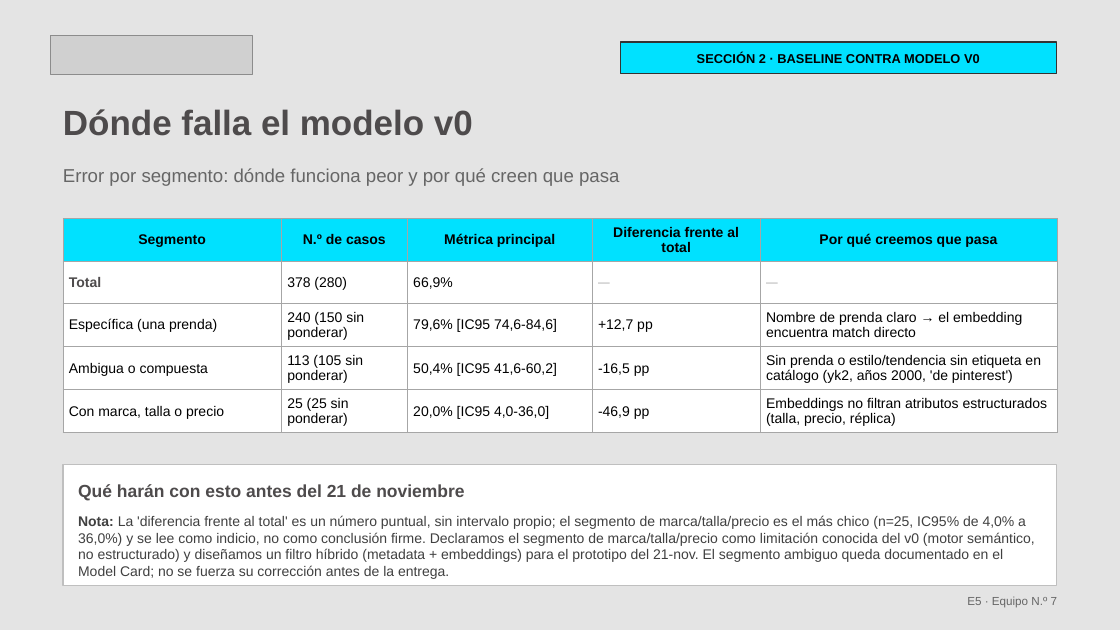
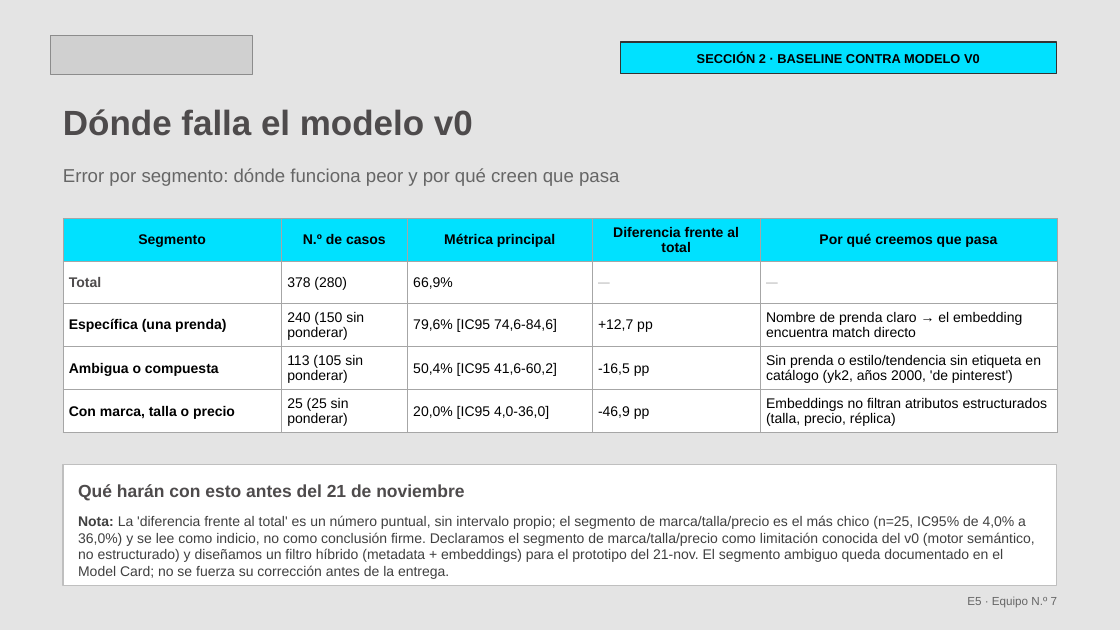
Before and after one commit to chris2009/portal-gamarrino-AI, a slide deck: slide 6 of E5_Equipo7_Portal_Gamarrino.pptx. Drawn at 1120x630 pixels with LibreOffice and Linux fonts; fonts in the diff are those of the drawing; grey boxes stand for pictures. Boxes give left, top, right and bottom in pixels: in the first picture for what was removed or moved away, otherwise in the second. Text is boxed around its words. In the diff, an @@ line names an element or a change of style, - is before the commit and + after.

```diff
--- a/E5_Equipo7_Portal_Gamarrino.pptx
+++ b/E5_Equipo7_Portal_Gamarrino.pptx
@@ table at bbox=[63, 218, 1057, 442] @@
@@ bold on in "Específica (una prenda)", "Ambigua o compuesta", "Con marca, talla o precio" @@
```
Also in this commit, not shown: 3 other slides changed, 2 other files.
